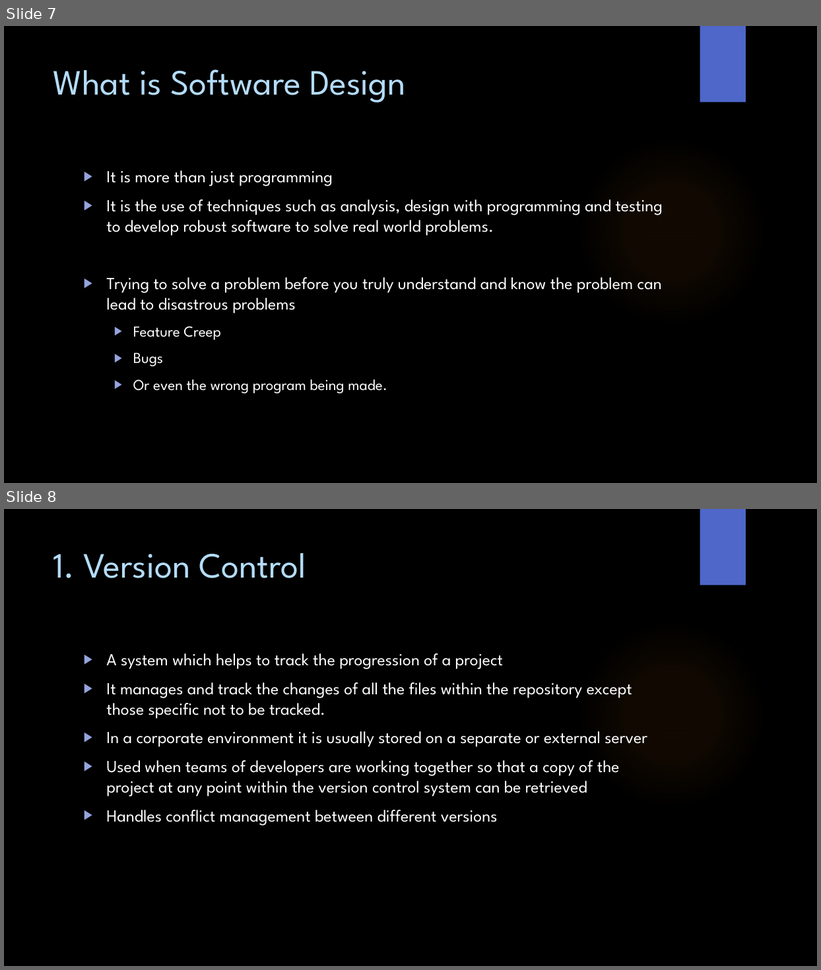
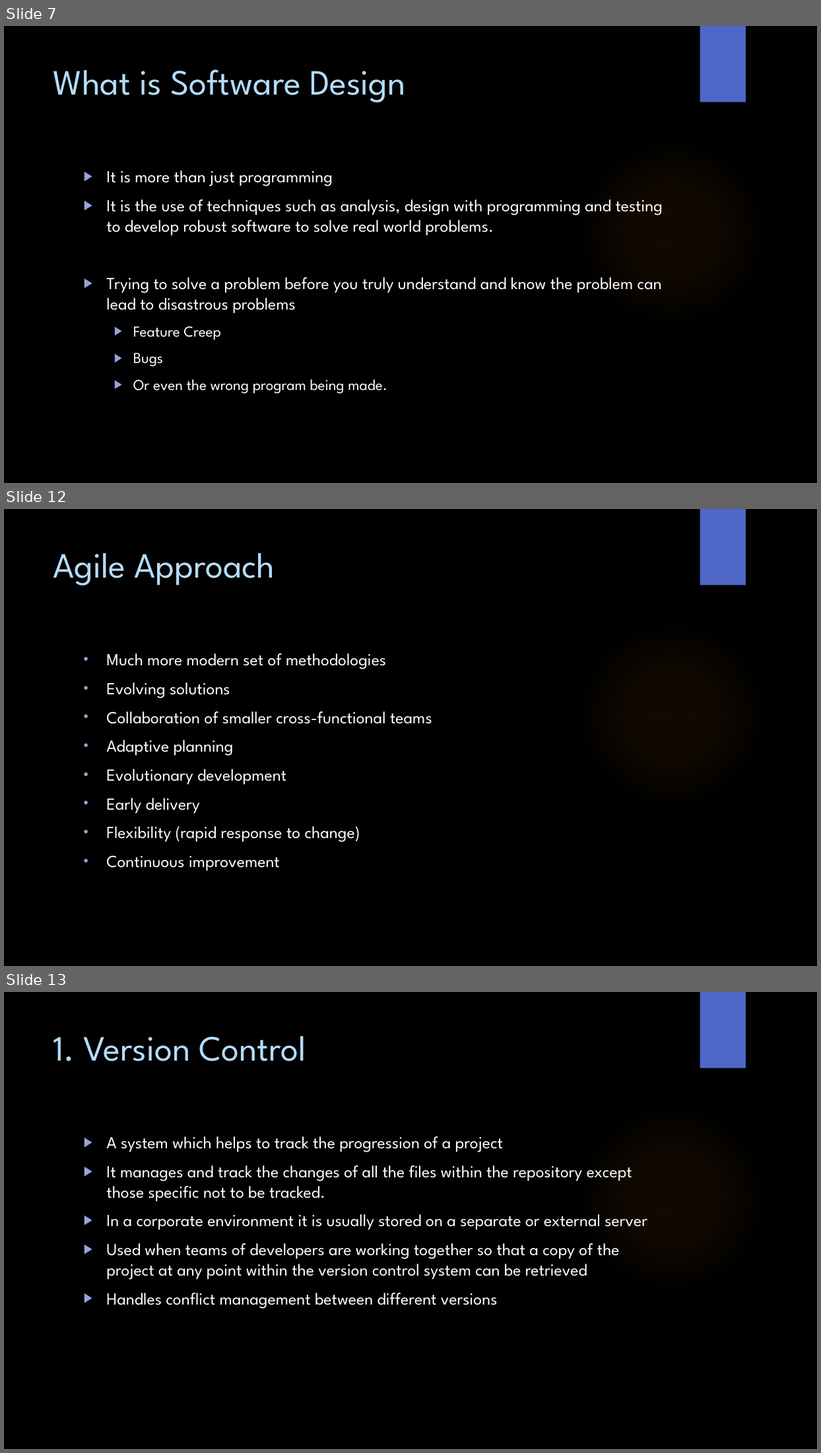
Before and after one commit to WitsSoftDev/SoftDev2016, a slide deck: Session 1/Softdev Session 1 2016.pptx. Shown one above the other, each under a label of ours: slides 7 and 8 before the commit, slides 7, 12 and 13 after it; the slides between them are not shown. The pictures are 821x970 and 821x1453 pixels, drawn with LibreOffice and Linux fonts; fonts in the diff are those of the drawing; background and template pictures are left out. Boxes give left, top, right and bottom in pixels: in the first picture for what was removed or moved away, otherwise in the second. Text is boxed around its words. In the diff, an @@ line names an element or a change of style, - is before the commit and + after.

```diff
--- a/Session 1/Softdev Session 1 2016.pptx
+++ b/Session 1/Softdev Session 1 2016.pptx
@@ slide 12 added at (x1=4, y1=509, x2=817, y2=966), background picture (left out); not listed: 2 template elements that a slide beside it also shows @@
@@ title added at (x1=54, y1=553, x2=275, y2=586), 42 pt, text #B4DCFA @@
+Agile Approach
@@ text added at (x1=106, y1=654, x2=432, y2=871), 20 pt, text #FFFFFF @@
+• Much more modern set of methodologies
+• Evolving solutions
+• Collaboration of smaller cross-functional teams
+• Adaptive planning
+• Evolutionary development
+• Early delivery
+• Flexibility (rapid response to change)
+• Continuous improvement
@@ what was slide 8 is now slide 13 @@
```
Also in this commit, not shown: 5 other slides added, 1 other file.
